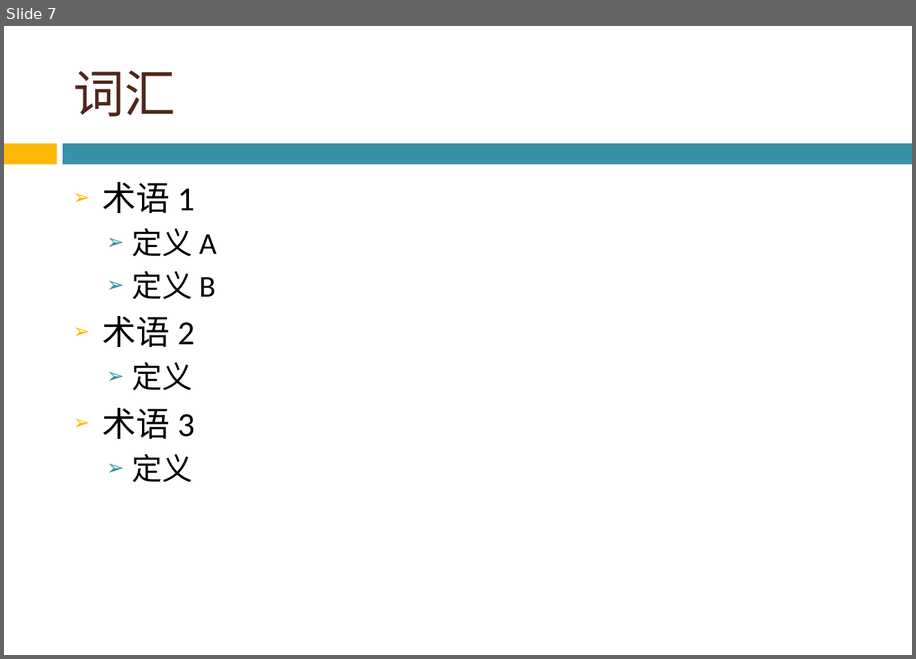
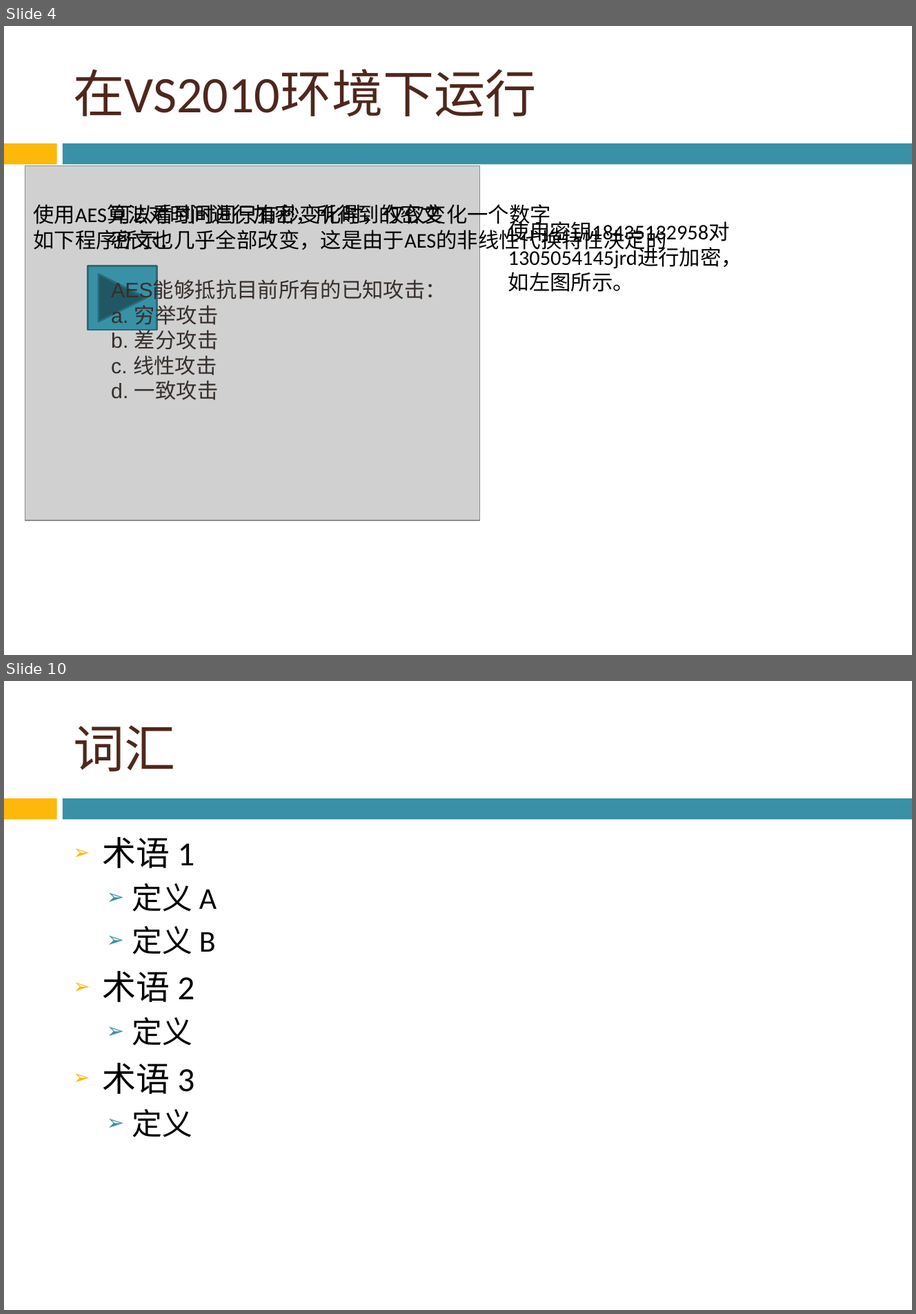
Before and after one commit to thomas-smith123/graduate-design-slave, a slide deck: 答辩.pptx. Shown one above the other, each under a label of ours: slide 7 before the commit, slides 4 and 10 after it; the slides between them are not shown. The pictures are 916x659 and 916x1314 pixels, drawn with LibreOffice and Linux fonts; fonts in the diff are those of the drawing; grey boxes stand for pictures; background and template pictures are left out. Boxes give left, top, right and bottom in pixels: in the first picture for what was removed or moved away, otherwise in the second. Text is boxed around its words. In the diff, an @@ line names an element or a change of style, - is before the commit and + after.

```diff
--- a/答辩.pptx
+++ b/答辩.pptx
@@ slide 4 added at (x1=4, y1=26, x2=912, y2=655), background picture (left out); not listed: 2 template elements that a slide beside it also shows @@
@@ title added at (x1=73, y1=69, x2=537, y2=116), 44 pt, text #4F271C @@
+在VS2010环境下运行
@@ picture added at (x1=25, y1=166, x2=480, y2=521) @@
@@ text added at (x1=33, y1=204, x2=442, y2=250), 18 pt, text #000000 @@
+使用AES算法对时间进行加密，所得到的密文
+如下程序所示：
@@ text added at (x1=111, y1=201, x2=666, y2=400), 18 pt, text #000000 @@
+可以看到时间只有秒变化时，仅仅变化一个数字
+密文也几乎全部改变，这是由于AES的非线性代换特性决定的
+AES能够抵抗目前所有的已知攻击：
+a. 穷举攻击
+b. 差分攻击
+c. 线性攻击
+d. 一致攻击
@@ text added at (x1=508, y1=218, x2=742, y2=292), 18 pt, text #000000 @@
+使用密钥18435132958对
+1305054145jrd进行加密，如左图所示。
@@ action button forward next added at (x1=88, y1=266, x2=156, y2=330), fill #3891A7, outline #296B7C 1.5 pt @@
@@ what was slide 7 is now slide 10 @@
```
Also in this commit, not shown: 1 slide changed, 5 other slides added, 3 slides removed.
